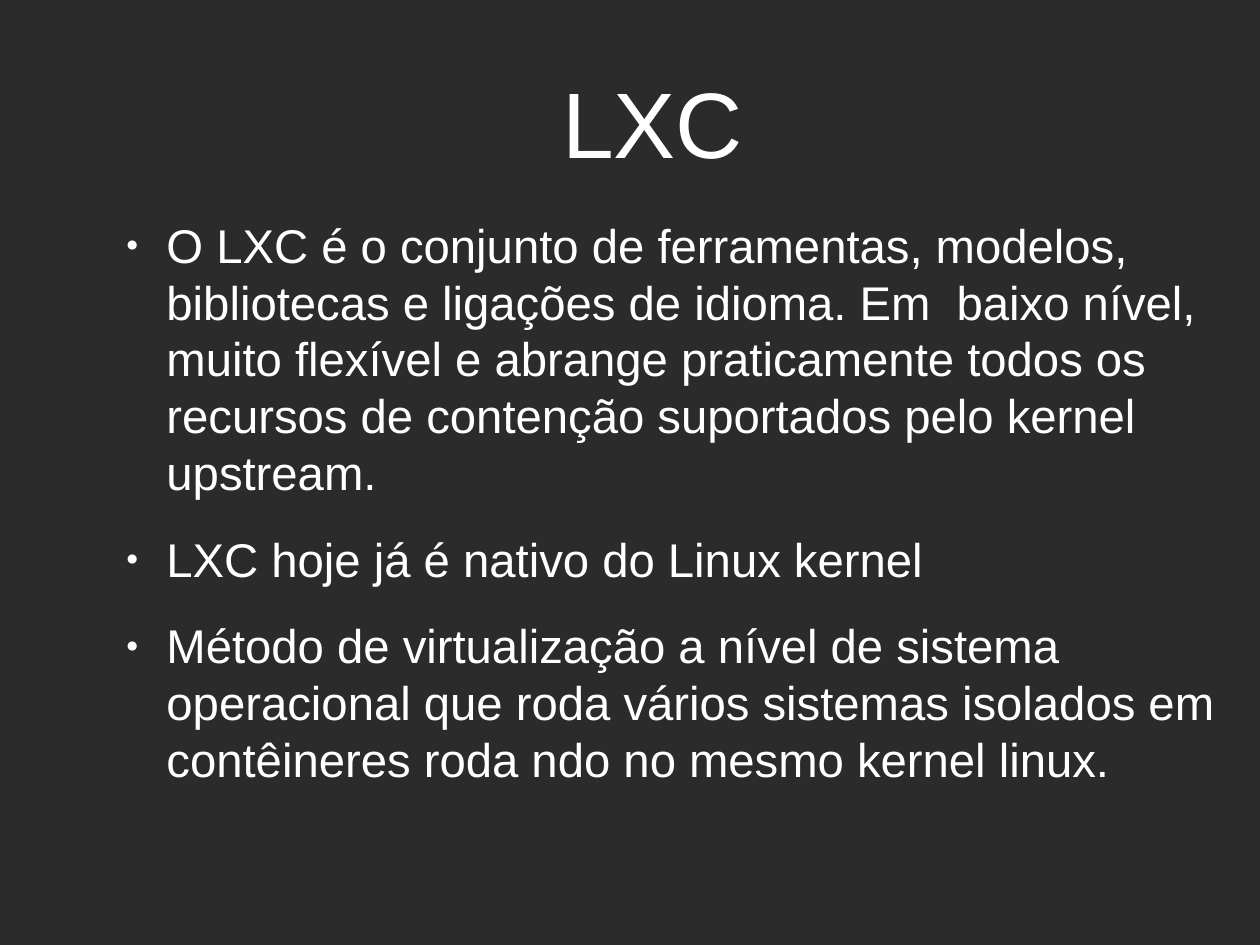
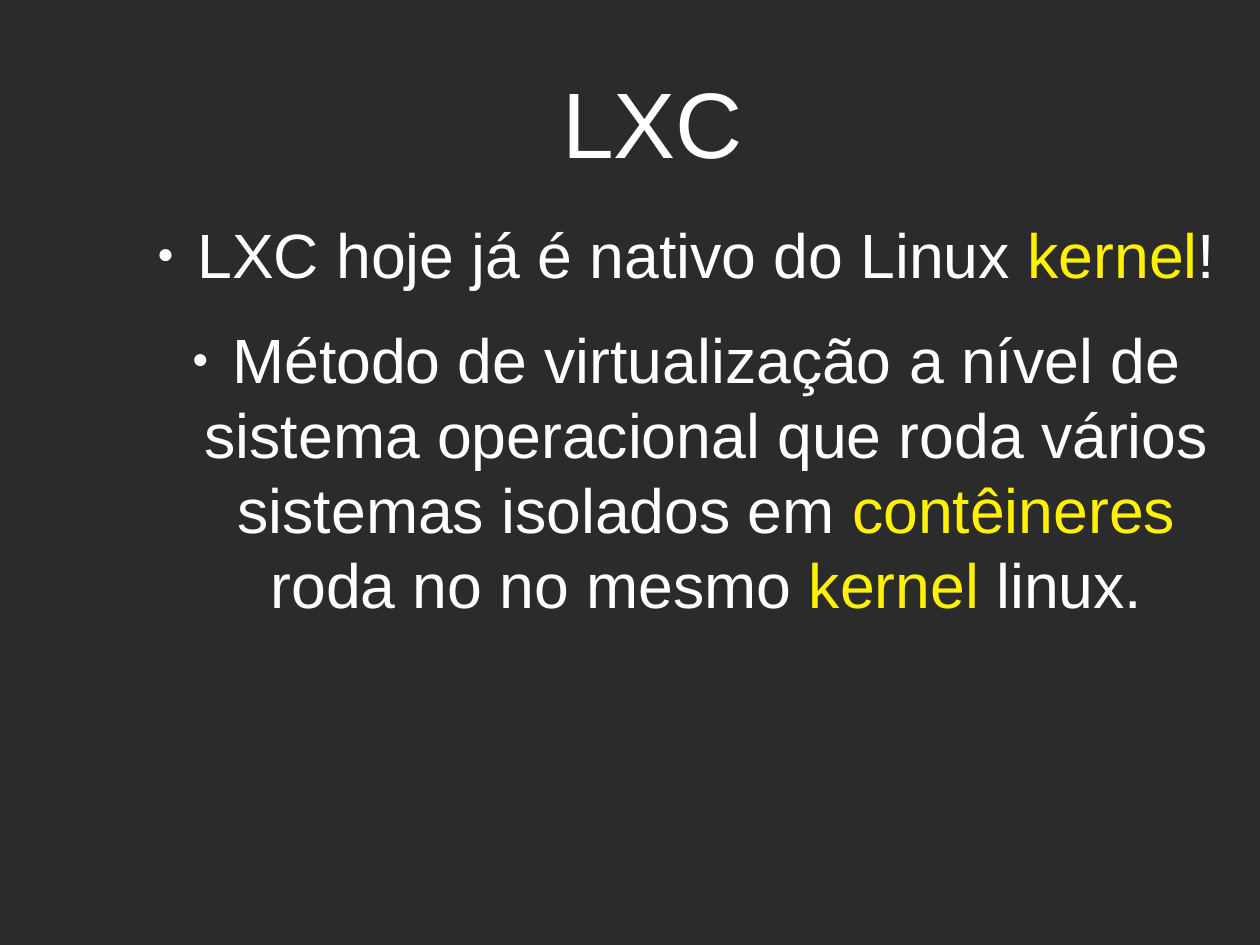
Before and after one commit to matholiveira91/3poticon, a slide deck: slide 8 of proxmoxve.odp. Drawn at 1260x945 pixels with LibreOffice and Linux fonts; fonts in the diff are those of the drawing; background and template pictures are left out; a plain dark background stands for a picture behind light text. Boxes give left, top, right and bottom in pixels: in the first picture for what was removed or moved away, otherwise in the second. Text is boxed around its words. In the diff, an @@ line names an element or a change of style, - is before the commit and + after.

```diff
--- a/proxmoxve.odp
+++ b/proxmoxve.odp
@@ text at bbox=[198, 232, 1216, 609]: text changed; size 29.8 to 39.4 pt @@
-● O LXC é o conjunto de ferramentas, modelos, bibliotecas e ligações de idioma. Em baixo nível, muito flexível e abrange praticamente todos os recursos de contenção suportados pelo kernel upstream.
-● LXC hoje já é nativo do Linux kernel
-● Método de virtualização a nível de sistema operacional que roda vários sistemas isolados em contêineres roda ndo no mesmo kernel linux.
+● LXC hoje já é nativo do Linux kernel!
+● Método de virtualização a nível de sistema operacional que roda vários sistemas isolados em contêineres roda no no mesmo kernel linux.
```
Also in this commit, not shown: 7 other slides changed, 2 slides added, 1 slide removed, 3 other files.
